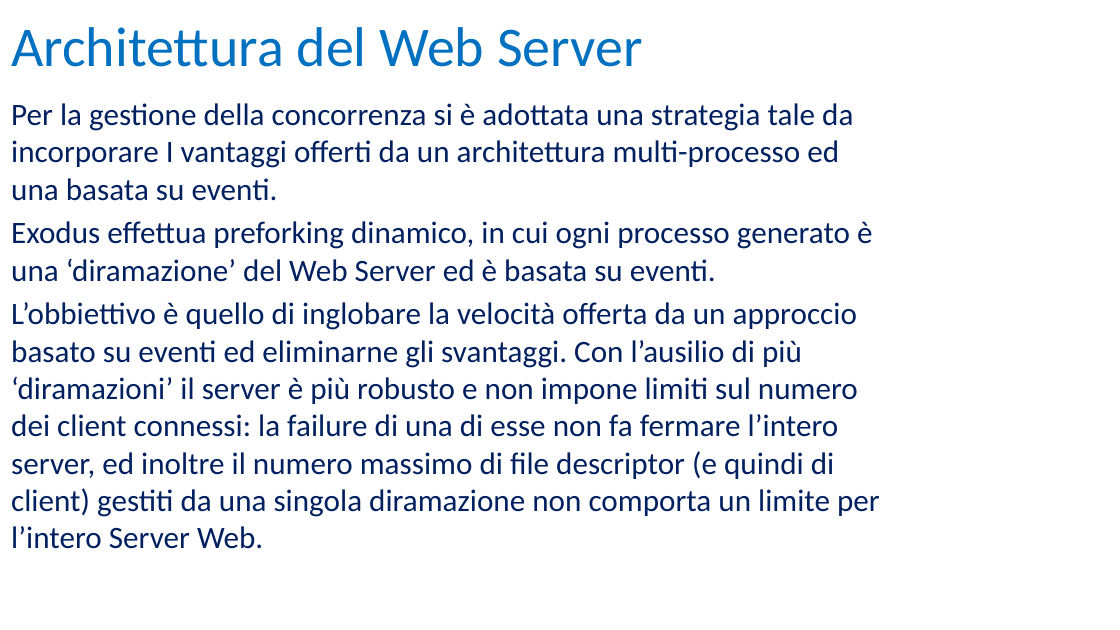
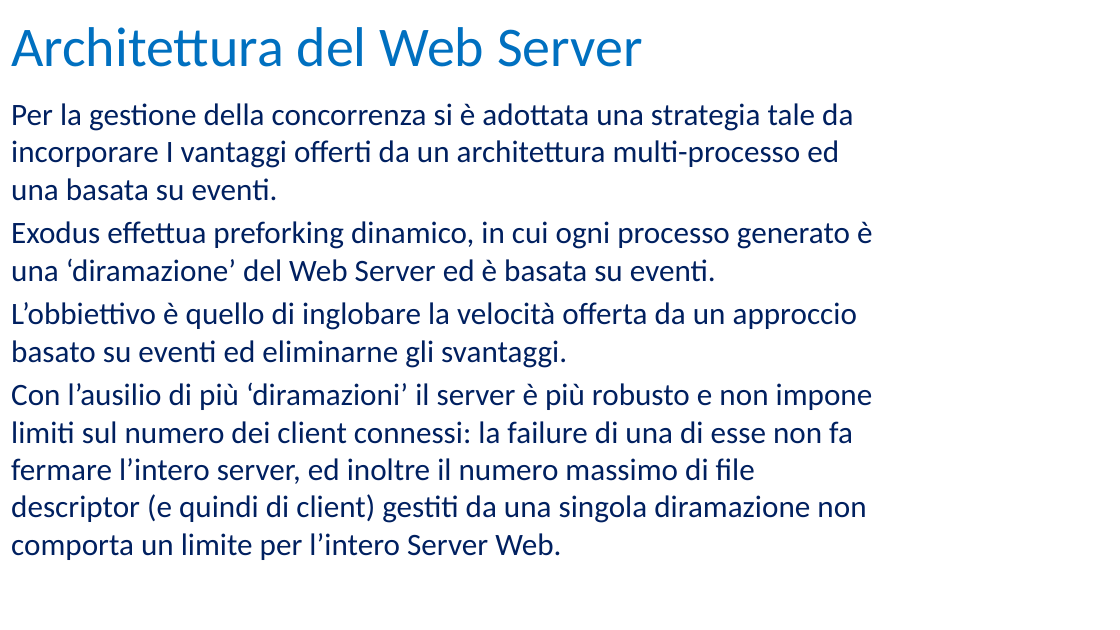
Before and after one commit to UltraLe/ServerWeb, a slide deck: slide 2 of RelazioneIIW.pptx. Drawn at 1120x630 pixels with LibreOffice and Linux fonts; fonts in the diff are those of the drawing; background and template pictures are left out. Boxes give left, top, right and bottom in pixels: in the first picture for what was removed or moved away, otherwise in the second. Text is boxed around its words. In the diff, an @@ line names an element or a change of style, - is before the commit and + after.

```diff
--- a/RelazioneIIW.pptx
+++ b/RelazioneIIW.pptx
@@ text at bbox=[11, 302, 873, 560]: text changed @@
-L’obbiettivo è quello di inglobare la velocità offerta da un approccio basato su eventi ed eliminarne gli svantaggi. Con l’ausilio di più ‘diramazioni’ il server è più robusto e non impone limiti sul numero dei client connessi: la failure di una di esse non fa fermare l’intero server, ed inoltre il numero massimo di file descriptor (e quindi di client) gestiti da una singola diramazione non comporta un limite per l’intero Server Web.
+L’obbiettivo è quello di inglobare la velocità offerta da un approccio basato su eventi ed eliminarne gli svantaggi.
+Con l’ausilio di più ‘diramazioni’ il server è più robusto e non impone limiti sul numero dei client connessi: la failure di una di esse non fa fermare l’intero server, ed inoltre il numero massimo di file descriptor (e quindi di client) gestiti da una singola diramazione non comporta un limite per l’intero Server Web.
```
Also in this commit, not shown: 12 other slides changed.
